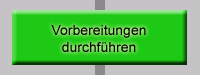
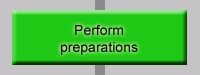
Revision of a layered 200x75 image; what changed, layer by layer:
renamed "Vorbereitungen durchführen" to "Perform preparations", painted on it over (51, 25, 146, 55)
